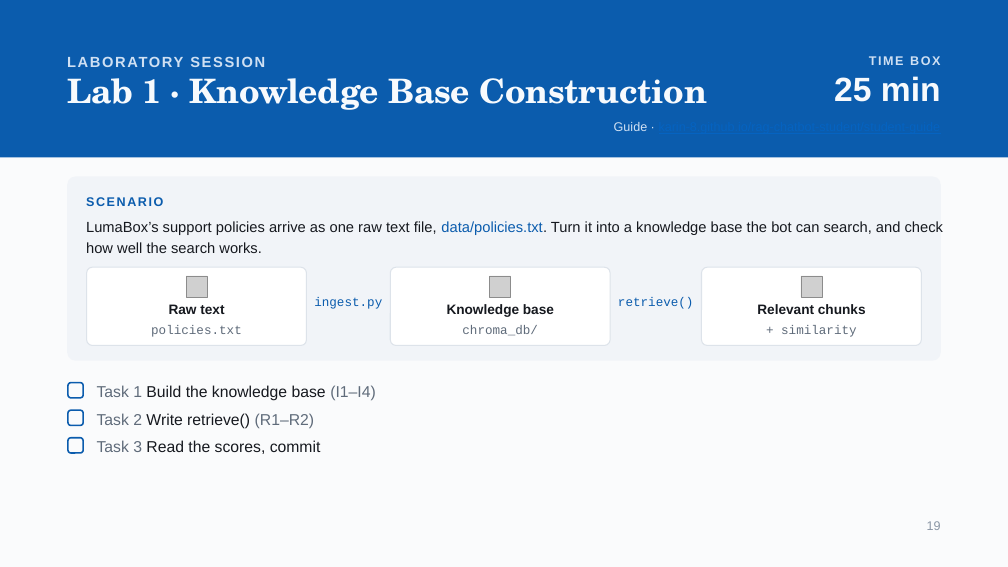
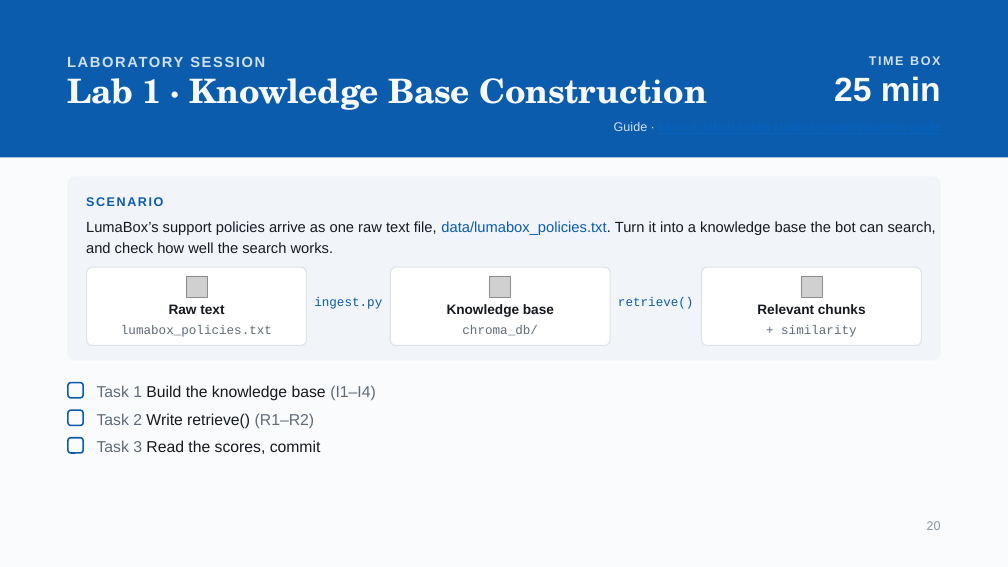
Before and after one commit to karin-8/rag-chatbot-student, a slide deck: slide 20 of student-guide/RAG in Production.pptx (slide 19 before the commit). Drawn at 1008x567 pixels with LibreOffice and Linux fonts; fonts in the diff are those of the drawing; grey boxes stand for pictures; background and template pictures are left out. Boxes give left, top, right and bottom in pixels: in the first picture for what was removed or moved away, otherwise in the second. Text is boxed around its words. In the diff, an @@ line names an element or a change of style, - is before the commit and + after.

```diff
--- a/student-guide/RAG in Production.pptx
+++ b/student-guide/RAG in Production.pptx
@@ text at box(86, 221, 936, 253): text changed @@
-LumaBox’s support policies arrive as one raw text file, data/policies.txt. Turn it into a knowledge base the bot can search, and check how well the search works.
+LumaBox’s support policies arrive as one raw text file, data/lumabox_policies.txt. Turn it into a knowledge base the bot can search, and check how well the search works.
@@ text at box(121, 325, 272, 337): text changed @@
-policies.txt
+lumabox_policies.txt
@@ text at box(927, 521, 941, 530): text changed @@
-19
+20
```
Also in this commit, not shown: 52 other slides changed, 6 slides added, 1 slide removed.
